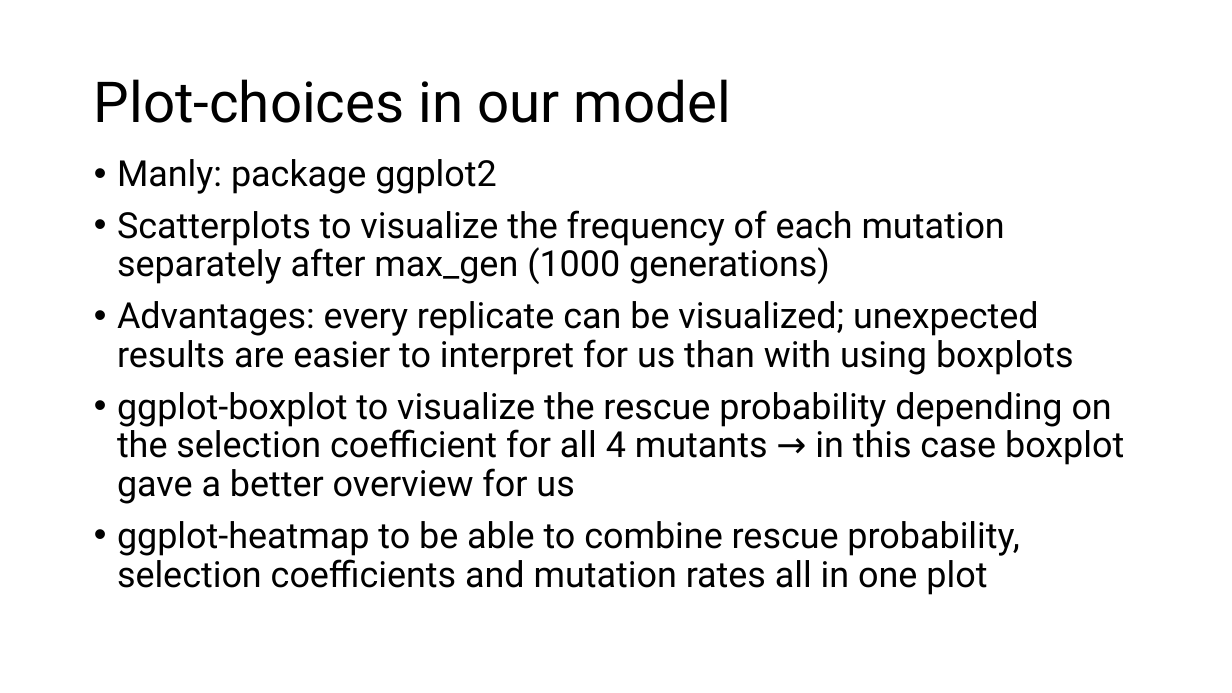
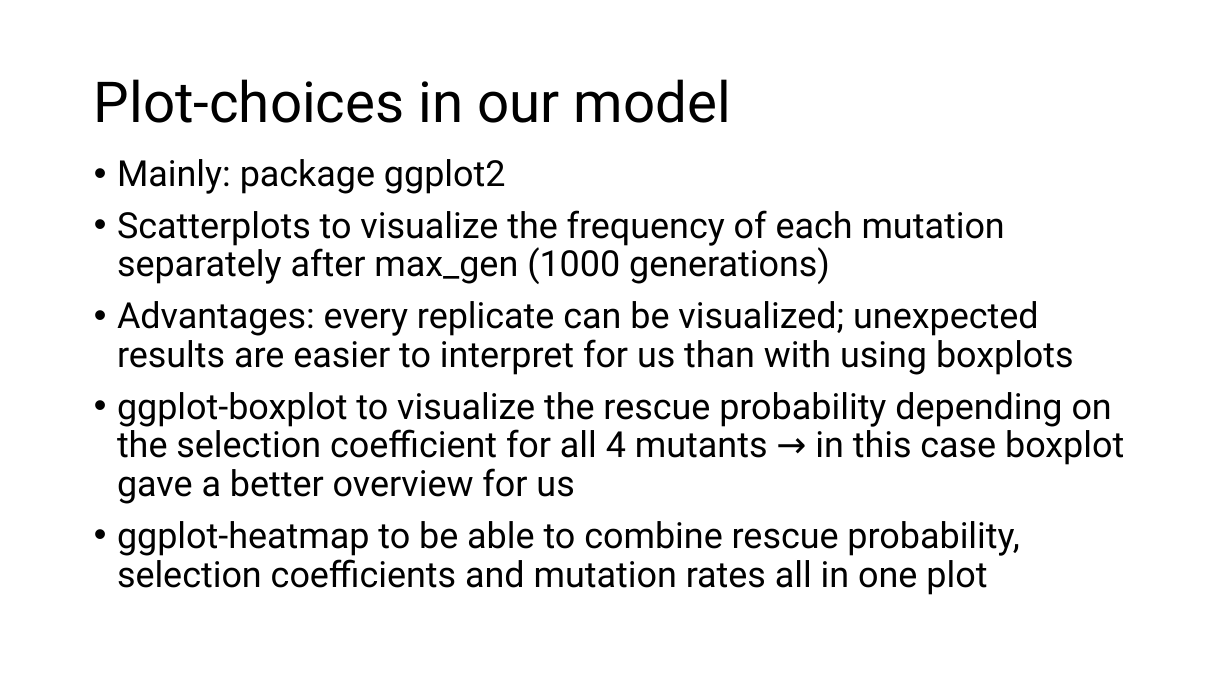
Before and after one commit to Julia-Eggenschwiler/THEEproject_Jaelle_Julia, a slide deck: slide 6 of THEE_bacterial resistance.pptx. Drawn at 1232x693 pixels with LibreOffice and Linux fonts; fonts in the diff are those of the drawing. Boxes give left, top, right and bottom in pixels: in the first picture for what was removed or moved away, otherwise in the second. Text is boxed around its words. In the diff, an @@ line names an element or a change of style, - is before the commit and + after.

```diff
--- a/THEE_bacterial resistance.pptx
+++ b/THEE_bacterial resistance.pptx
@@ text at [117,159,506,194]: text changed @@
-• Manly: package ggplot2
+• Mainly: package ggplot2
```
Also in this commit, not shown: 2 other slides changed, 1 slide added, 2 slides removed.
